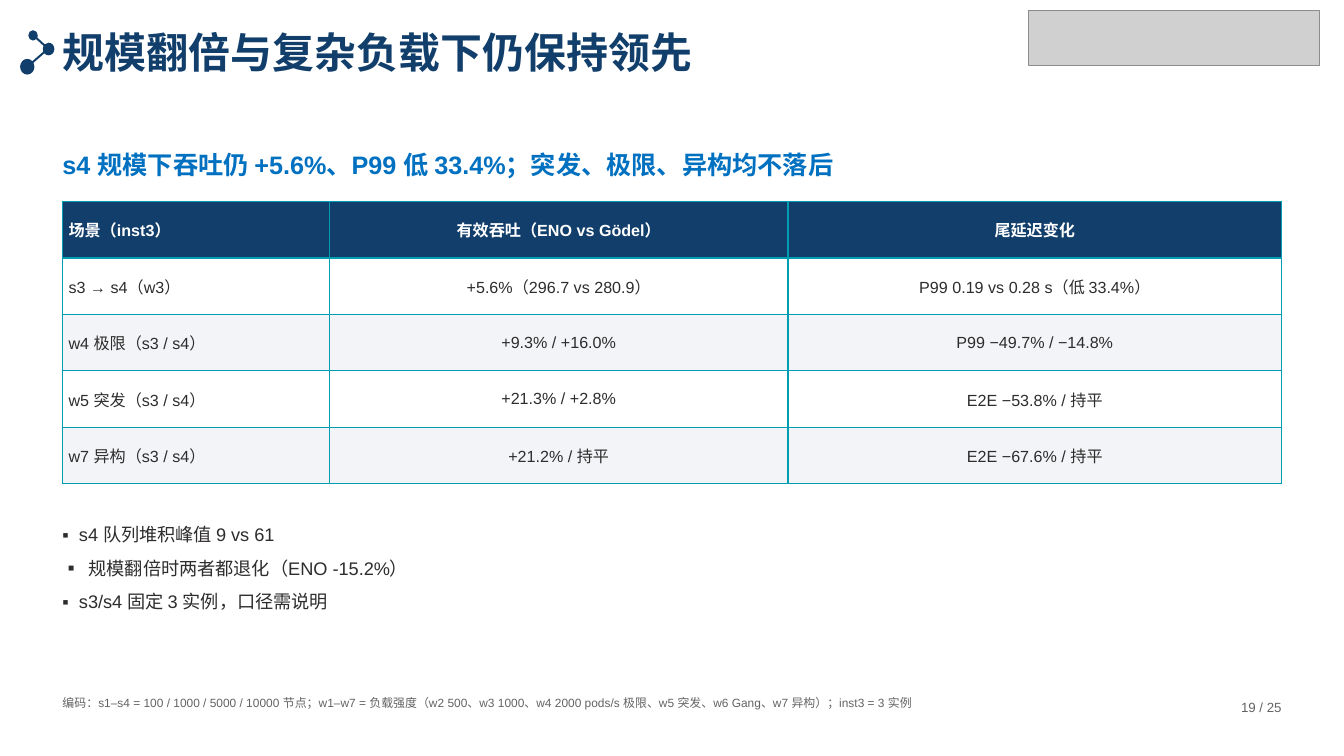
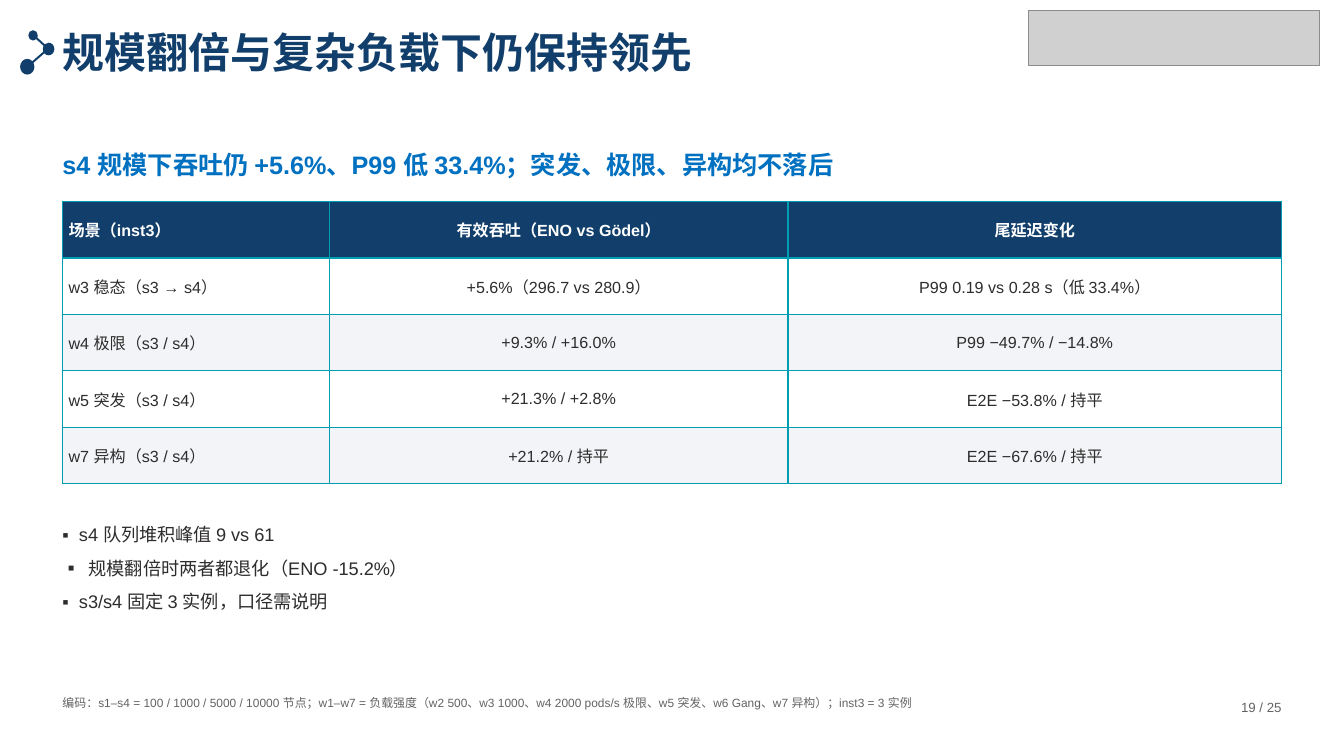
Before and after one commit to tengfei86/godel-scheduler, a slide deck: slide 19 of docs/thesis/defense/答辩PPT-北航模板版.pptx. Drawn at 1344x756 pixels with LibreOffice and Linux fonts; fonts in the diff are those of the drawing; grey boxes stand for pictures. Boxes give left, top, right and bottom in pixels: in the first picture for what was removed or moved away, otherwise in the second. Text is boxed around its words. In the diff, an @@ line names an element or a change of style, - is before the commit and + after.

```diff
--- a/docs/thesis/defense/答辩PPT-北航模板版.pptx
+++ b/docs/thesis/defense/答辩PPT-北航模板版.pptx
@@ table at [62,201,1282,484] @@
-row 2, column 1: s3 → s4（w3）
+row 2, column 1: w3 稳态（s3 → s4）
```
Also in this commit, not shown: 2 other files.
